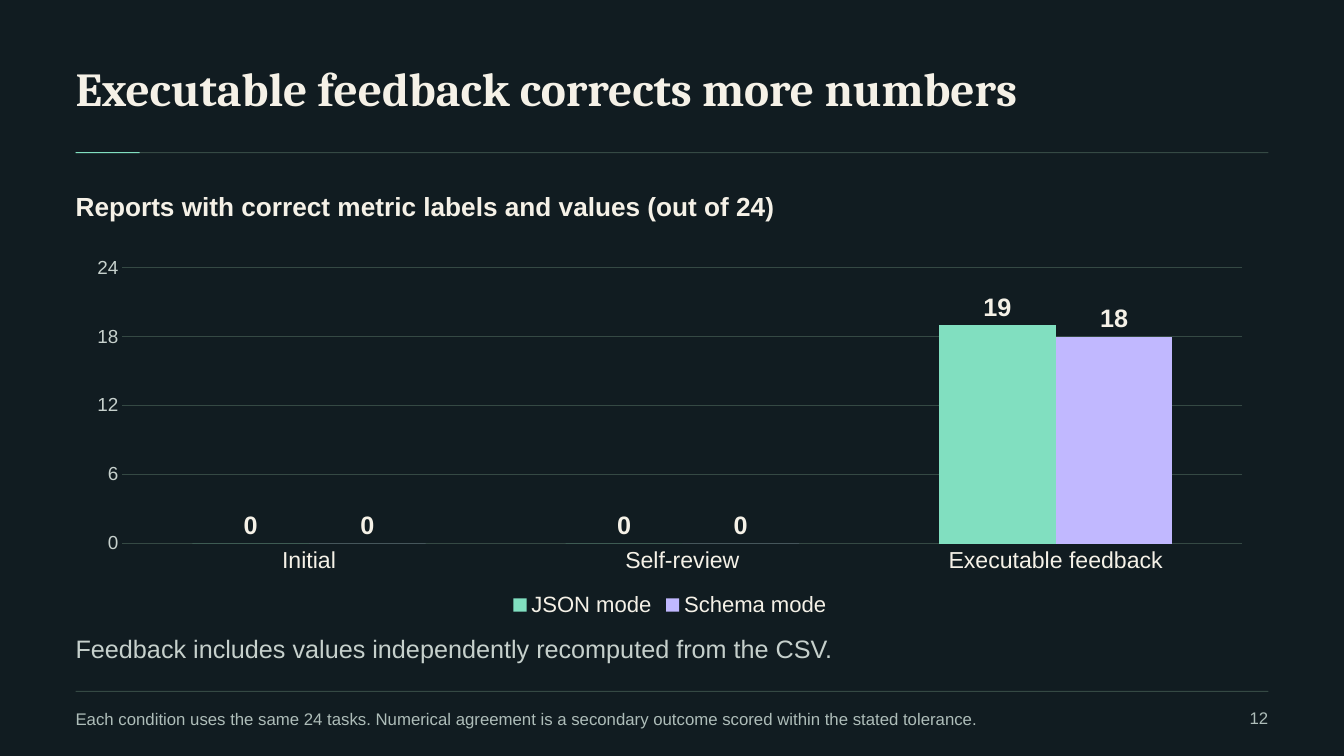
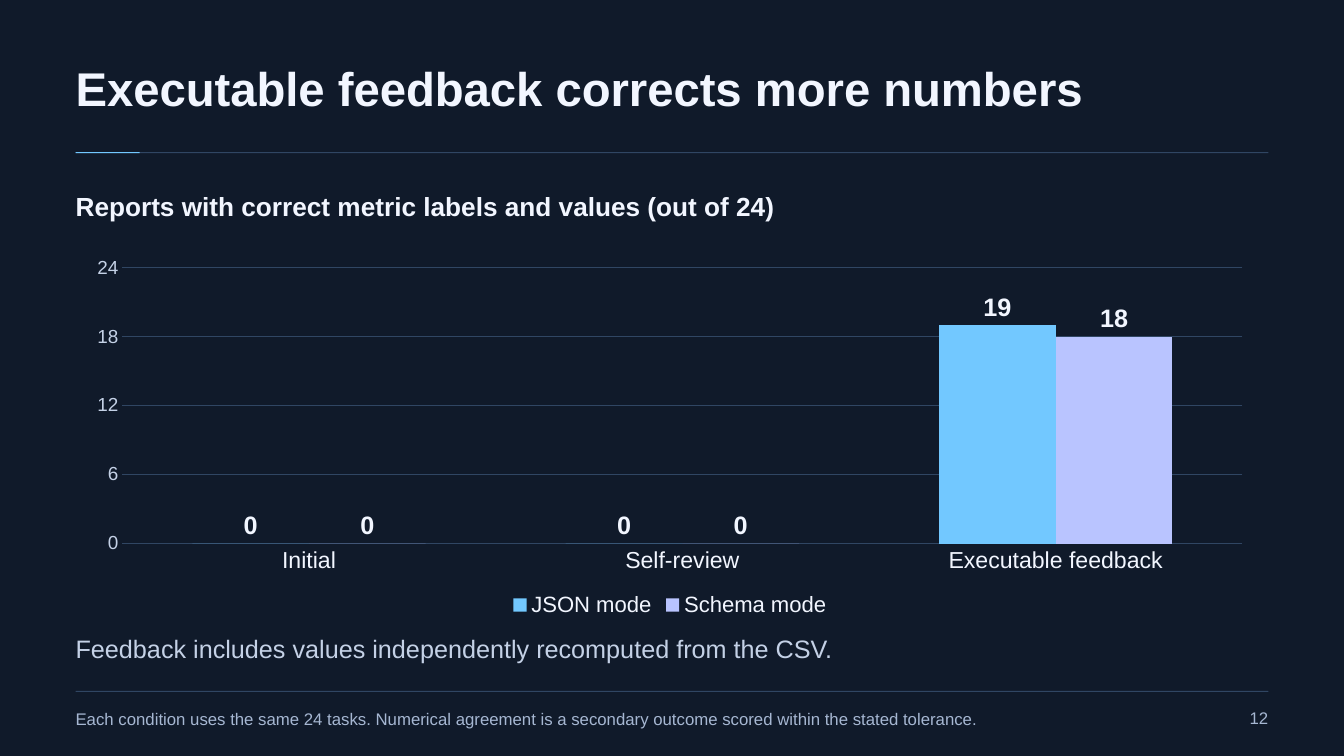
Before and after one commit to naazzarov/trustverify-ai-analysis, a slide deck: slide 12 of presentation/TrustVerify-Dark-Defense.pptx. Drawn at 1344x756 pixels with LibreOffice and Linux fonts; fonts in the diff are those of the drawing. Boxes give left, top, right and bottom in pixels: in the first picture for what was removed or moved away, otherwise in the second. Text is boxed around its words. In the diff, an @@ line names an element or a change of style, - is before the commit and + after.

```diff
--- a/presentation/TrustVerify-Dark-Defense.pptx
+++ b/presentation/TrustVerify-Dark-Defense.pptx
@@ background #111C21 to #101A2A @@
@@ text "Executable feedback corrects more numbers" at <box>76,71,1082,107</box>: font Cambria to Arial, text colour #F5F1E7 to #F2F6FF @@
@@ rectangle at <box>76,152,1268,153</box>: fill #354944 to #304663 @@
@@ rectangle at <box>76,152,140,153</box>: fill #81DFC0 to #72C8FF @@
@@ text "Reports with correct metric labels ..." at <box>76,197,774,222</box>: text colour #F5F1E7 to #F2F6FF @@
@@ column chart at <box>74,250,1266,622</box> @@
@@ colour of JSON mode #81DFC0 to #72C8FF @@
@@ data labels of JSON mode changed @@
@@ colour of Schema mode #C1B8FF to #B9C4FF @@
@@ data labels of Schema mode changed @@
@@ legend changed @@
@@ category axis changed @@
@@ value axis changed @@
@@ background changed @@
@@ text "Feedback includes values independently recomputed ..." at <box>76,639,832,663</box>: text colour #C6D0CC to #C4D1E6 @@
@@ text "Each condition uses the same ..." at <box>76,713,977,729</box>: text colour #AEBDB9 to #A6B7D2 @@
@@ rectangle at <box>76,691,1268,692</box>: fill #354944 to #304663 @@
@@ text "12" at <box>1250,712,1269,724</box>: text colour #AEBDB9 to #A6B7D2 @@
```
Also in this commit, not shown: 21 other slides changed, 7 other files.
